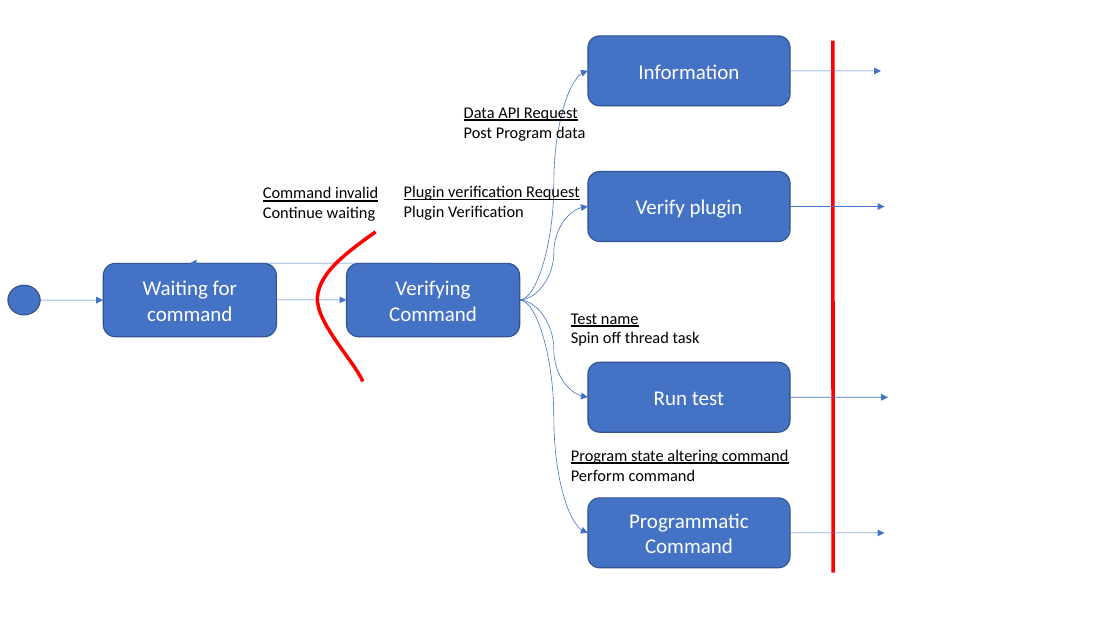
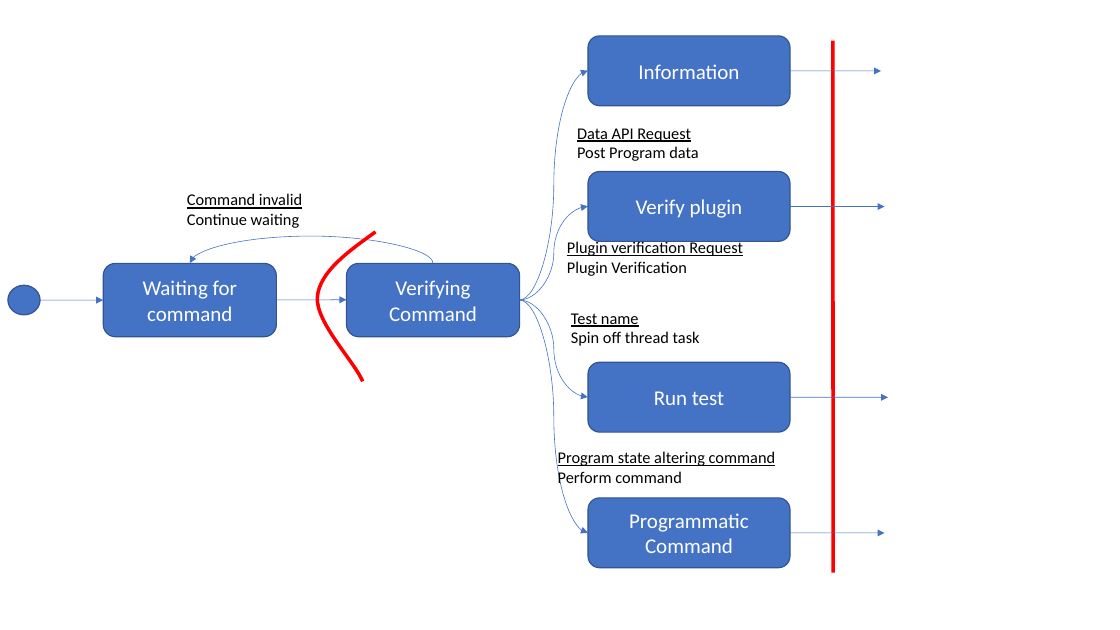
Before and after one commit to HarrisonJM/ProtocolDeveloper, a slide deck: slide 3 of docs/Design & Log/Designs.pptx. Drawn at 1120x630 pixels with LibreOffice and Linux fonts; fonts in the diff are those of the drawing. Boxes give left, top, right and bottom in pixels: in the first picture for what was removed or moved away, otherwise in the second. Text is boxed around its words. In the diff, an @@ line names an element or a change of style, - is before the commit and + after.

```diff
--- a/docs/Design & Log/Designs.pptx
+++ b/docs/Design & Log/Designs.pptx
@@ text "Data API Request Post Program ..." rewrapped from box(464, 105, 585, 143) to box(577, 128, 698, 161) @@
@@ text "Command invalid Continue waiting": place and size @@
-text "Command invalid Continue waiting" at box(263, 186, 378, 221)
+text "Command invalid Continue waiting" at box(187, 193, 302, 228)
@@ text "Plugin verification Request Plugin Verification": place and size @@
-text "Plugin verification Request Plugin Verification" at box(404, 184, 580, 220)
+text "Plugin verification Request Plugin Verification" at box(567, 240, 743, 276)
@@ curved arrow (433, 263) - (190, 263): route changed @@
@@ text "Program state altering command Perform ..." rewrapped from box(571, 449, 789, 481) to box(558, 451, 776, 488) @@
```
Also in this commit, not shown: 6 other slides changed, 8 other files.
